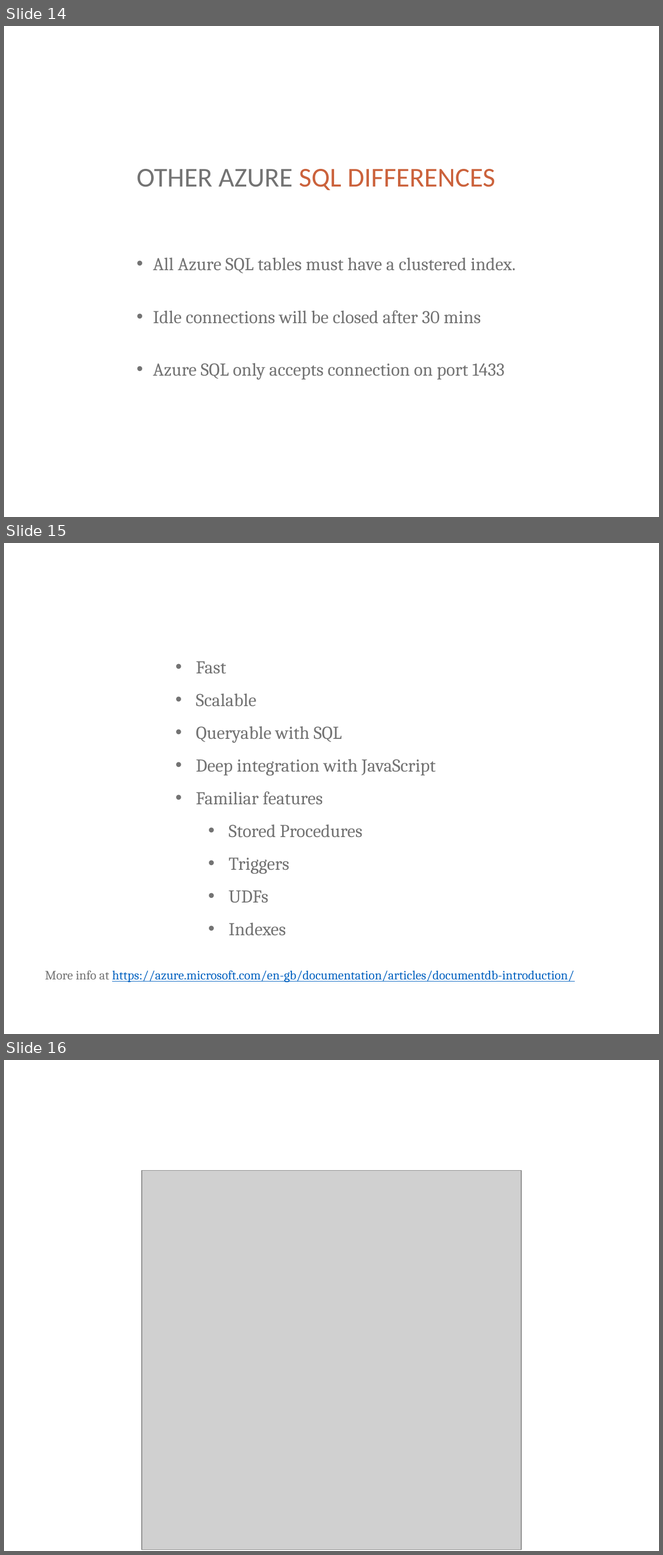
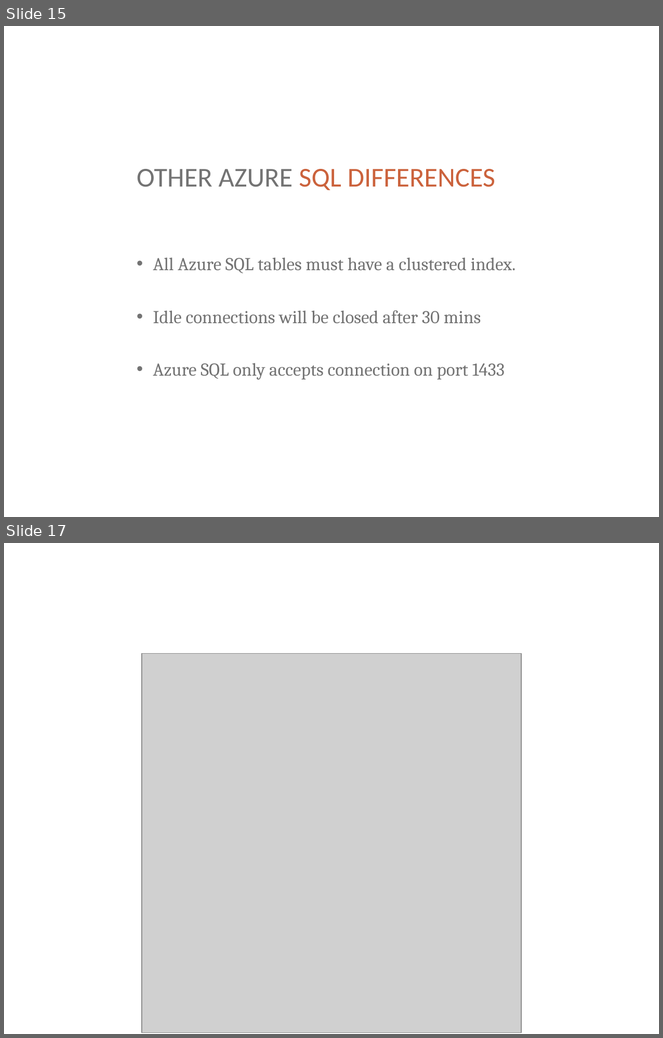
Before and after one commit to ritasker/Presentations-Archive, a slide deck: Current/Azure The Good Parts Web Apps/AzureTheGoodParts-WebApps.pptx. Shown one above the other, each under a label of ours: slides 14, 15 and 16 before the commit, slides 15 and 17 after it; the slides between them are not shown. The pictures are 663x1555 and 663x1038 pixels, drawn with LibreOffice and Linux fonts; fonts in the diff are those of the drawing; grey boxes stand for pictures; background and template pictures are left out. Boxes give left, top, right and bottom in pixels: in the first picture for what was removed or moved away, otherwise in the second. Text is boxed around its words. In the diff, an @@ line names an element or a change of style, - is before the commit and + after.

```diff
--- a/Current/Azure The Good Parts Web Apps/AzureTheGoodParts-WebApps.pptx
+++ b/Current/Azure The Good Parts Web Apps/AzureTheGoodParts-WebApps.pptx
@@ slide 15 removed at (4,543,659,1034), background picture (left out) @@
@@ text removed at (196,661,436,936) @@
-• Fast
-• Scalable
-• Queryable with SQL
-• Deep integration with JavaScript
-• Familiar features
-  • Stored Procedures
-  • Triggers
-  • UDFs
-  • Indexes
@@ text removed at (45,970,574,983) @@
-More info at https://azure.microsoft.com/en-gb/documentation/articles/documentdb-introduction/
@@ what was slide 14 is now slide 15 @@
@@ what was slide 16 is now slide 17 @@
```
Also in this commit, not shown: 1 slide changed, 4 slides added, 2 other slides removed, 2 other files.
